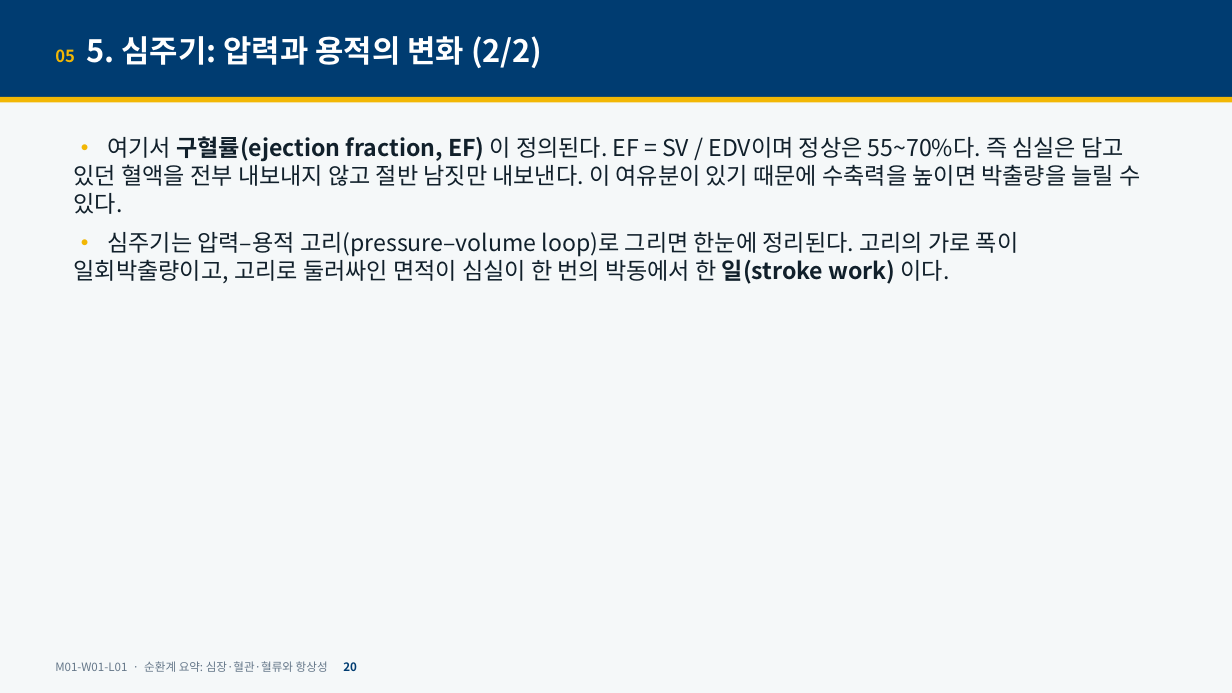
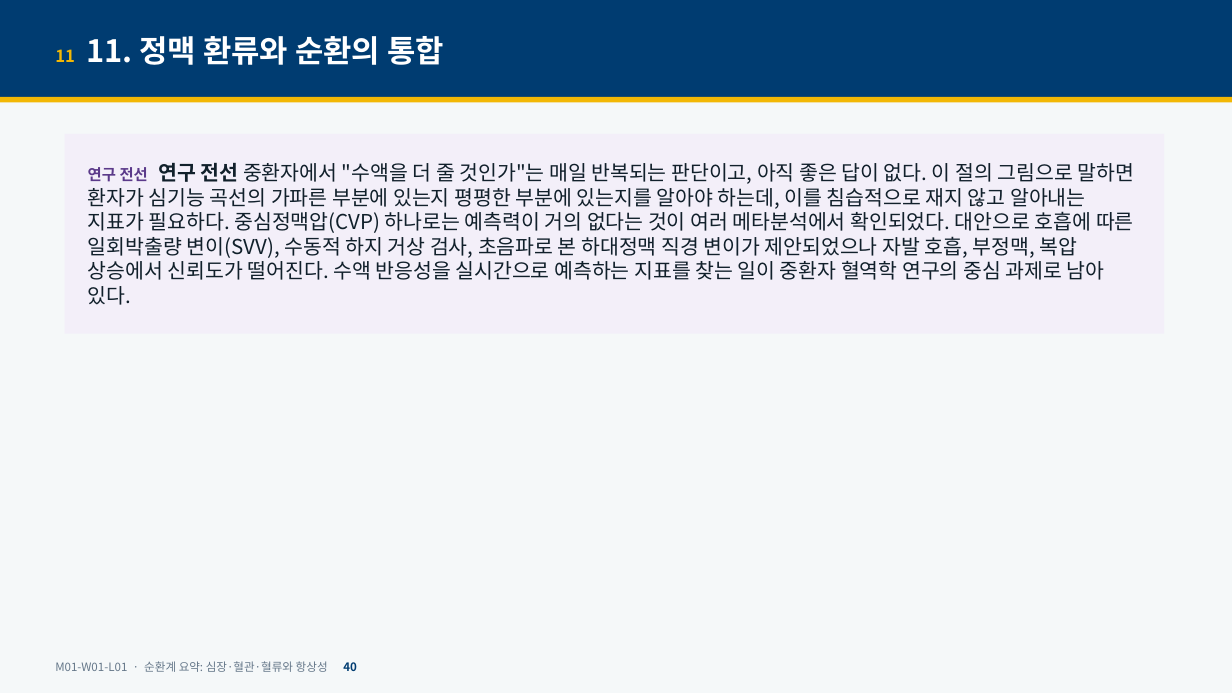
Before and after one commit to hoperiasd2/hoperiasd2.github.io, a slide deck: slide 40 of curriculum/M01/W01/L01/slides.pptx (slide 20 before the commit). Drawn at 1232x693 pixels with LibreOffice and Linux fonts; fonts in the diff are those of the drawing. Boxes give left, top, right and bottom in pixels: in the first picture for what was removed or moved away, otherwise in the second. Text is boxed around its words. In the diff, an @@ line names an element or a change of style, - is before the commit and + after.

```diff
--- a/curriculum/M01/W01/L01/slides.pptx
+++ b/curriculum/M01/W01/L01/slides.pptx
@@ text at [55,36,444,65]: text changed @@
-05 5. 심주기: 압력과 용적의 변화 (2/2)
+11 11. 정맥 환류와 순환의 통합
@@ rectangle added at [65,134,1165,334], fill #F3EFF9, 16 pt, text #11202B @@
+연구 전선 연구 전선 중환자에서 "수액을 더 줄 것인가"는 매일 반복되는 판단이고, 아직 좋은 답이 없다. 이 절의 그림으로 말하면 환자가 심기능 곡선의 가파른 부분에 있는지 평평한 부분에 있는지를 알아야 하는데, 이를 침습적으로 재지 않고 알아내는 지표가 필요하다. 중심정맥압(CVP) 하나로는 예측력이 거의 없다는 것이 여러 메타분석에서 확인되었다. 대안으로 호흡에 따른 일회박출량 변이(SVV), 수동적 하지 거상 검사, 초음파로 본 하대정맥 직경 변이가 제안되었으나 자발 호흡, 부정맥, 복압 상승에서 신뢰도가 떨어진다. 수액 반응성을 실시간으로 예측하는 지표를 찾는 일이 중환자 혈역학 연구의 중심 과제로 남아 있다.
@@ text removed at [74,136,1140,284] @@
-• 여기서 구혈률(ejection fraction, EF) 이 정의된다. EF = SV / EDV이며 정상은 55~70%다. 즉 심실은 담고 있던 혈액을 전부 내보내지 않고 절반 남짓만 내보낸다. 이 여유분이 있기 때문에 수축력을 높이면 박출량을 늘릴 수 있다.
-• 심주기는 압력–용적 고리(pressure–volume loop)로 그리면 한눈에 정리된다. 고리의 가로 폭이 일회박출량이고, 고리로 둘러싸인 면적이 심실이 한 번의 박동에서 한 일(stroke work) 이다.
@@ text at [55,661,357,672]: text changed @@
-M01-W01-L01 · 순환계 요약: 심장·혈관·혈류와 항상성 20
+M01-W01-L01 · 순환계 요약: 심장·혈관·혈류와 항상성 40
```
Also in this commit, not shown: 44 other slides changed, 12 slides added, 9 other files.
